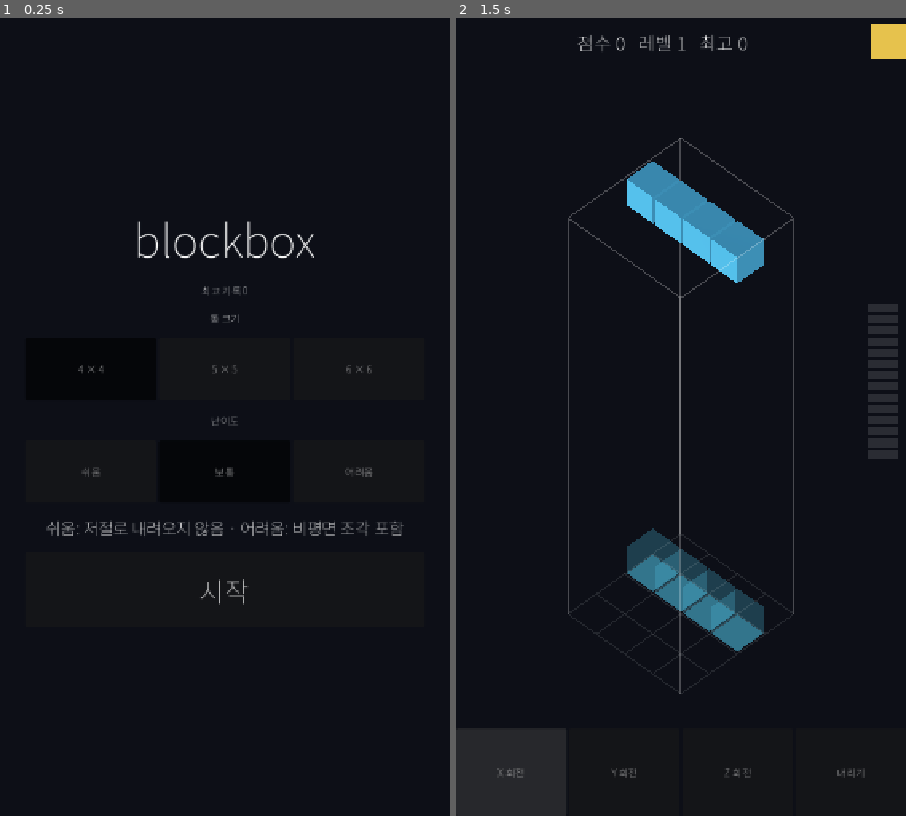
Above: before the commit, frames 1-2 (left to right).
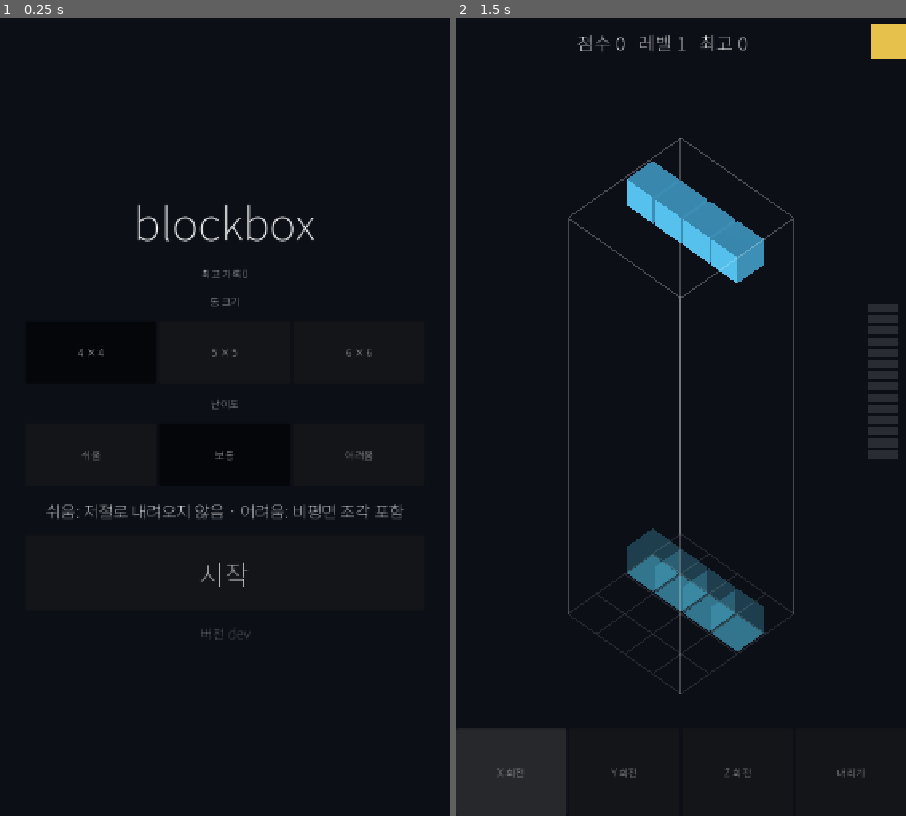
Above: after the commit, the same moments.

Repository: kjw5541a-hash/blockbox
Game: Godot game, scene res://scenes/start.tscn
Same seed, same stepped clock (60 frames per second), same inputs: the game is played once before the commit and once after it.
Inputs:
- Up to frame 1 (0.25 s): no input
- Up to frame 2 (1.5 s): click "시작" at 0.5 s; click "X 회전" at 1.25 s

The runs differ from the first frame. In frame 1, 2.4% of the frame differs, in the area x 10-90%, y 23-78%; in frame 2, nothing differs.

Commit message:
feat: 빌드마다 버전을 박고 캐시를 무효화한다
폰에서 새 빌드가 바로 보이지 않는 문제. GitHub Pages 가 wasm/pck 에
max-age=600 을 주는데 39MB 라 브라우저가 더 오래 붙잡고 있다.

배포 워크플로가 파일 이름에 날짜와 커밋 해시를 넣어 내보낸다. Godot 이
내보낸 HTML 은 모든 파일을 basename 으로 참조하므로, 이름이 바뀌면 URL
자체가 바뀌어 캐시가 끼어들 여지가 없다. 안정된 주소가 필요한
index.html 만 복사해 둔다 - 작은 파일이라 max-age=600 이면 충분하다.

같은 값을 project.godot 의 config/version 에도 써서 시작 화면에 띄운다.
지금 보고 있는 것이 새 빌드인지 캐시된 옛 빌드인지 눈으로 구별된다.

버전 문구에 쓰는 글자가 폰트 부분집합에 없어 새로 만들었다.

Co-Authored-By: Claude Opus 5 <noreply@anthropic.com>

Diff:
--- a/project.godot
+++ b/project.godot
@@ -4,6 +4,9 @@
 [application]
 
 config/name="blockbox"
+; 배포 워크플로가 빌드마다 날짜와 커밋 해시로 덮어쓴다. 시작 화면에 그대로
+; 표시되므로, 폰에서 지금 어떤 빌드를 보고 있는지 바로 알 수 있다.
+config/version="dev"
 run/main_scene="res://scenes/start.tscn"
 config/features=PackedStringArray("4.7", "Forward Plus")
 
--- a/scenes/start.tscn
+++ b/scenes/start.tscn
@@ -106,3 +106,8 @@
 focus_mode = 0
 theme_override_font_sizes/font_size = 44
 text = "시작"
+
+[node name="Version" type="Label" parent="Center/Menu"]
+modulate = Color(1, 1, 1, 0.45)
+theme_override_font_sizes/font_size = 22
+horizontal_alignment = 1
--- a/scripts/start_menu.gd
+++ b/scripts/start_menu.gd
@@ -3,6 +3,8 @@
 func _ready() -> void:
 	$Center/Menu/Start.pressed.connect(_on_start)
 	$Center/Menu/Best.text = "최고 기록 %d" % SaveData.load_high_score()
+	# 폰에서 캐시된 옛 빌드를 보고 있는 건 아닌지 눈으로 확인할 수 있게 찍어 둔다.
+	$Center/Menu/Version.text = version()
 
 func _on_start() -> void:
 	GameConfig.size = GameConfig.SIZES[_selected($Center/Menu/Sizes)]
@@ -12,6 +14,10 @@
 	GameConfig.apply()
 	get_tree().change_scene_to_file("res://scenes/main.tscn")
 
+# 배포 워크플로가 project.godot 의 config/version 을 덮어쓴다.
+func version() -> String:
+	return "버전 %s" % ProjectSettings.get_setting("application/config/version", "dev")
+
 # 눌린 버튼이 줄 안에서 몇 번째인지가 곧 선택 값이다.
 func _selected(row: Container) -> int:
 	for i in row.get_child_count():
--- a/tests/test_game_config.gd
+++ b/tests/test_game_config.gd
@@ -3,7 +3,7 @@
 func _initialize() -> void:
 	_test_apply_sets_board()
 	_test_kinds_and_gravity()
-	_test_start_scene_rows()
+	await _test_start_scene_rows()
 	await _test_main_scene_uses_chosen_size()
 	print("test_game_config: OK")
 	quit()
@@ -60,6 +60,9 @@
 	# class_name 이 없는 스크립트라 정적 타입을 주면 멤버를 못 찾는다.
 	var menu = load("res://scenes/start.tscn").instantiate()
 	root.add_child(menu)
+	# _ready() 는 트리에 들어간 다음 프레임에 불린다. 기다리지 않으면 씬 파일에
+	# 박힌 초기값만 보게 되어, 스크립트가 채우는 값은 검사되지 않는다.
+	await process_frame
 	var sizes: Container = menu.get_node("Center/Menu/Sizes")
 	var diff: Container = menu.get_node("Center/Menu/Difficulty")
 	assert(sizes.get_child_count() == GameConfig.SIZES.size(),
@@ -76,6 +79,13 @@
 	(sizes.get_child(2) as Button).button_pressed = true
 	assert(menu._selected(sizes) == 2, "눌린 버튼의 자리 번호가 선택 값이다")
 	assert(not (sizes.get_child(0) as Button).button_pressed, "같은 줄의 다른 선택은 풀려야 한다")
+
+	# 폰에서 캐시된 옛 빌드를 보고 있는 건 아닌지 구별하려면 버전이 화면에 떠야 한다.
+	# 배포 워크플로가 config/version 을 날짜와 커밋 해시로 덮어쓴다.
+	var ver: String = str(ProjectSettings.get_setting("application/config/version", ""))
+	assert(ver != "", "application/config/version 이 비어 있으면 표시할 것이 없다")
+	var label: Label = menu.get_node("Center/Menu/Version")
+	assert(label.text.contains(ver), "시작 화면에 버전 %s 가 떠야 한다: '%s'" % [ver, label.text])
 	menu.queue_free()
 
 
Binary file changed: assets/fonts/NotoSansKR-subset.ttf
Not shown, changed: .github/workflows/deploy.yml
Not shown, changed: assets/fonts/README.md
